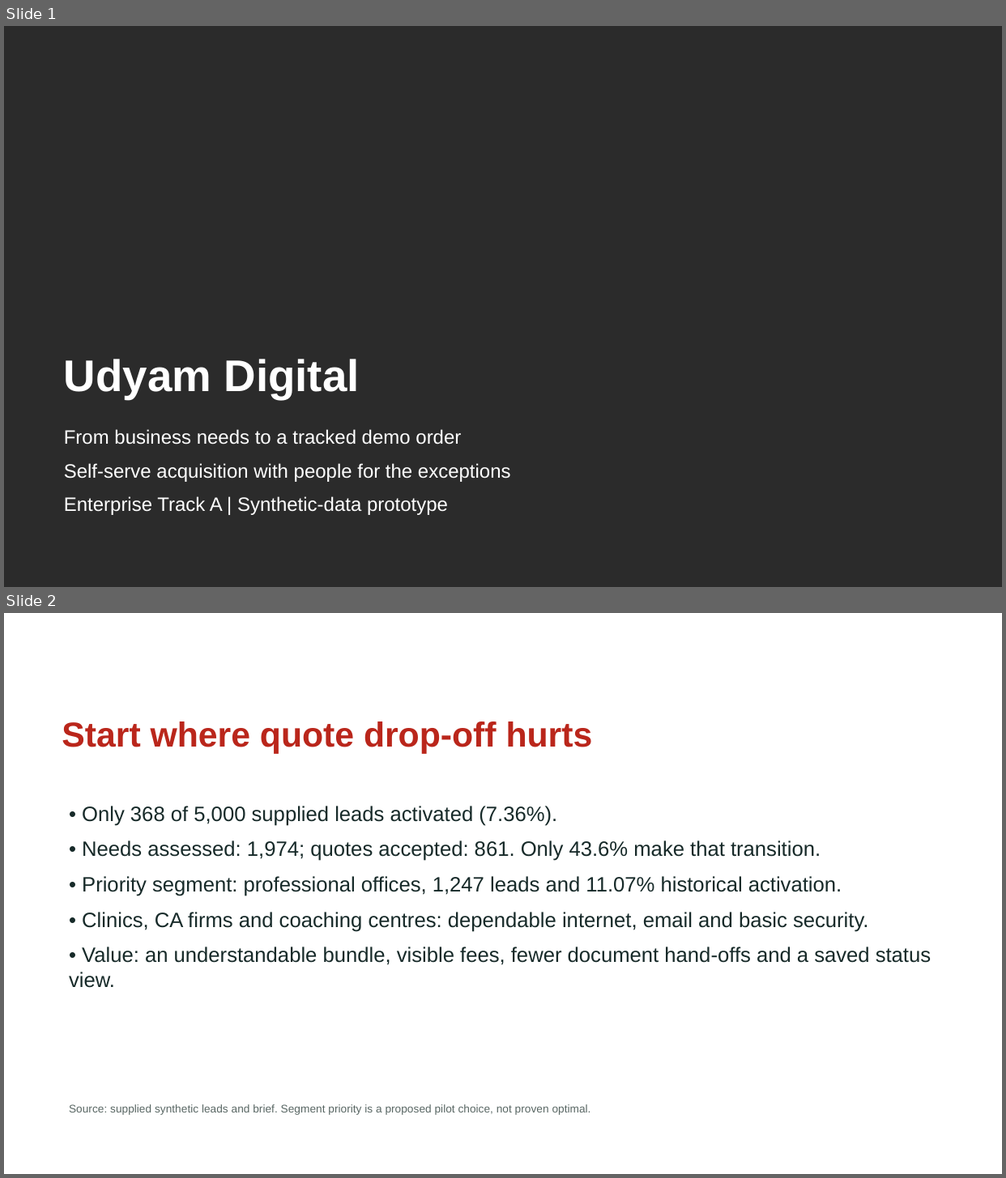
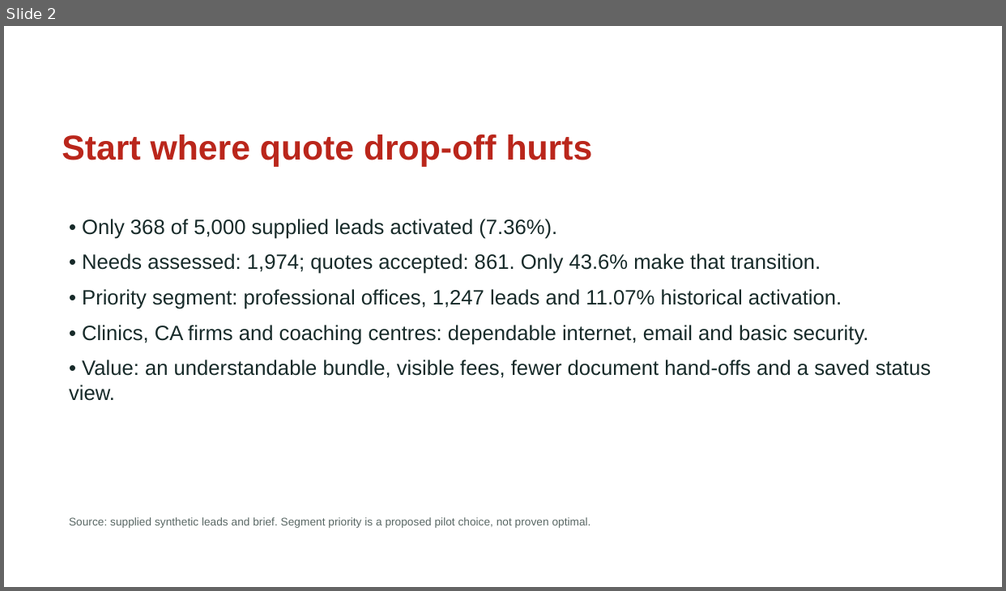
Before and after one commit to Mickeyzer/ASYNC, a slide deck: submission/Udyam_Digital_Business_Case_7_Slides.pptx. Shown one above the other, each under a label of ours: slides 1 and 2 before the commit, slide 2 after it. The pictures are 1006x1178 and 1006x591 pixels, drawn with LibreOffice and Linux fonts; fonts in the diff are those of the drawing; background and template pictures are left out; a plain dark background stands for a picture behind light text. Boxes give left, top, right and bottom in pixels: in the first picture for what was removed or moved away, otherwise in the second. Text is boxed around its words. In the diff, an @@ line names an element or a change of style, - is before the commit and + after.

Commit message:
Finalize Spicers TIET submission and recorded demo links

```diff
--- a/submission/Udyam_Digital_Business_Case_7_Slides.pptx
+++ b/submission/Udyam_Digital_Business_Case_7_Slides.pptx
@@ slide 1 removed at (4,26,1002,587), background picture (left out) @@
@@ text removed at (64,359,360,399) @@
-Udyam Digital
@@ text removed at (64,429,511,515) @@
-From business needs to a tracked demo order
-Self-serve acquisition with people for the exceptions
-Enterprise Track A | Synthetic-data prototype
```
Also in this commit, not shown: 4 slides changed, 1 slide added, 28 other files.
